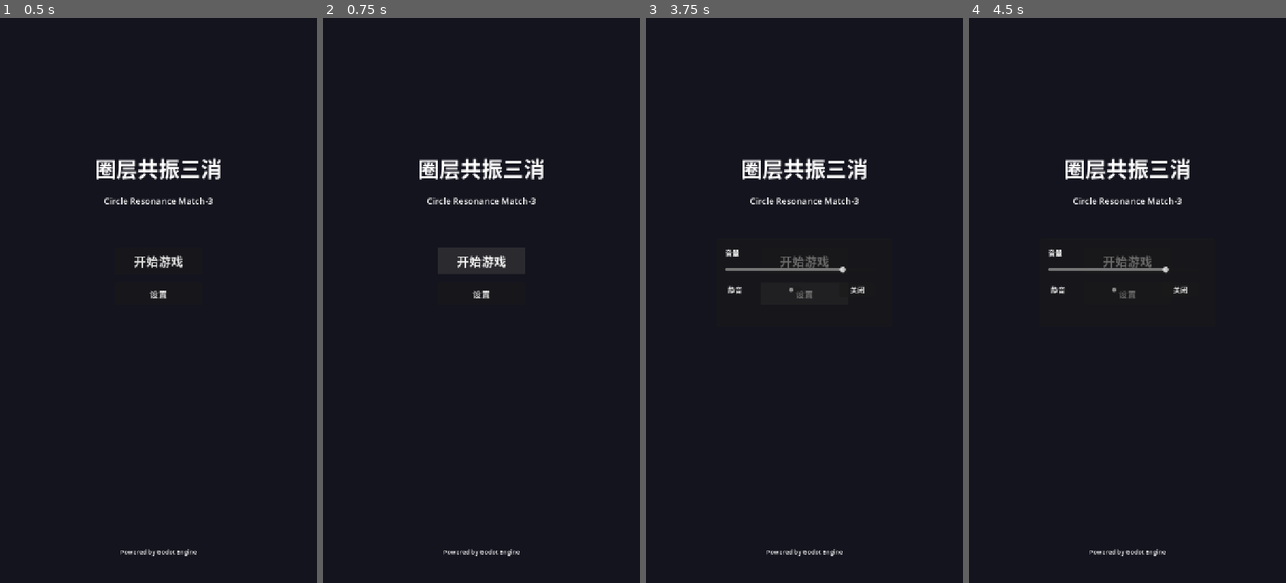
Above: before the commit, frames 1-4 (left to right).
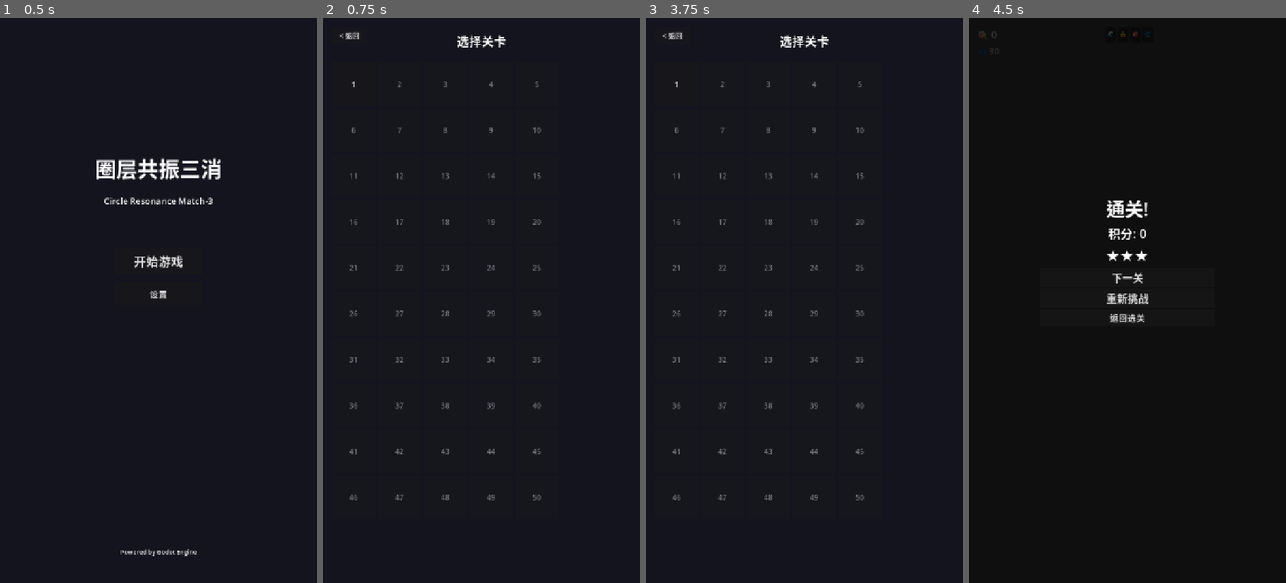
Above: after the commit, the same moments.

Repository: liguoyu1/sanxiao
Game: Godot game, scene res://scenes/main_menu.tscn
Two runs of this game, one before a commit and one after it. Both use one fixed random seed, a clock stepped at 60 frames per second and the inputs below.
Inputs (mouse positions are in pixels of both pictures, inside the frame that each line leads up to):
- Up to frame 1 (0.5 s): no input
- Up to frame 2 (0.75 s): click "开始游戏" at 0.5 s
- Up to frame 3 (3.75 s): click (804, 260) at 1.25 s, where only the run before the commit has a clickable "开始游戏"; click (671, 34) at 2 s, where only the run after the commit has a clickable "< 返回"; click "开始游戏" at 2.75 s; click (804, 294) at 3.5 s, where only the run before the commit has a clickable "设置"
- Up to frame 4 (4.5 s): click (1000, 85) at 4.25 s, where only the run after the commit has a clickable "1"

Frame 1 is identical in both runs. In frame 2, 2.6% of the frame differs, in the area x 5-70%, y 2-96%; in frame 3, 2.8%; in frame 4, 2.9%, in the area x 3-70%, y 2-96%.
Error before the commit: Attempt to call function 'get_volume' in base 'null instance' on a null instance. (res://scripts/main_menu.gd:15)
Error after the commit: Invalid access to property or key 'action_next' on a base object of type 'ColorRect'. (res://scripts/main.gd:27)

Commit message:
fix: 修复场景导航阻塞 — level_select.gd 编译错误 + AudioManager 路径

Diff:
--- a/project.godot
+++ b/project.godot
@@ -19,10 +19,10 @@
 
 [autoload]
 
-SaveManager="res://scripts/save_manager.gd"
-AudioManager="res://scripts/audio_manager.gd"
-GameFlow="res://scripts/game_flow.gd"
 _mcp_game_helper="*res://addons/godot_ai/runtime/game_helper.gd"
+SaveManager="*res://scripts/save_manager.gd"
+AudioManager="*res://scripts/audio_manager.gd"
+GameFlow="*res://scripts/game_flow.gd"
 
 [display]
 
--- a/scripts/audio_manager.gd
+++ b/scripts/audio_manager.gd
@@ -45,13 +45,13 @@
 	cfg.set_value("audio", "muted", _muted)
 	cfg.save(VOL_CFG)
 
-func _ensure_bus(name: String, parent: int) -> int:
+func _ensure_bus(bus_name: String, parent: int) -> int:
 	for i in AudioServer.bus_count:
-		if AudioServer.get_bus_name(i) == name:
+		if AudioServer.get_bus_name(i) == bus_name:
 			return i
 	var idx = AudioServer.bus_count
 	AudioServer.add_bus(idx)
-	AudioServer.set_bus_name(idx, name)
+	AudioServer.set_bus_name(idx, bus_name)
 	AudioServer.set_bus_send(idx, AudioServer.get_bus_name(parent))
 	return idx
 
--- a/scripts/game_flow.gd
+++ b/scripts/game_flow.gd
@@ -1,8 +1,8 @@
 extends Node
 signal before_level_start(level_id: int)
 
-func _am(): return Engine.get_singleton("AudioManager")
-func _sm(): return Engine.get_singleton("SaveManager")
+func _am(): return AudioManager
+func _sm(): return SaveManager
 
 var current_level: int = 1
 var last_result: Dictionary = {}
--- a/scripts/game_loop.gd
+++ b/scripts/game_loop.gd
@@ -4,7 +4,7 @@
 const MR = preload("res://scripts/match_resolver.gd")
 const TF = preload("res://scripts/tile_fall.gd")
 
-func _am(): return Engine.get_singleton("AudioManager")
+func _am(): return AudioManager
 
 signal score_changed(s: int)
 signal swap_performed()
--- a/scripts/level_select.gd
+++ b/scripts/level_select.gd
@@ -3,15 +3,15 @@
 const TOTAL_LEVELS := 50
 const COLS := 5
 
-@onready var grid = $GridContainer
+@onready var grid = $ScrollContainer/GridContainer
 @onready var scroll = $ScrollContainer
 @onready var back_btn = $BackBtn
 
 var _level_btns: Array[Button] = []
 
-func _am(): return Engine.get_singleton("AudioManager")
-func _sm(): return Engine.get_singleton("SaveManager")
-func _gf(): return Engine.get_singleton("GameFlow")
+func _am(): return get_node("/root/AudioManager")
+func _sm(): return get_node("/root/SaveManager")
+func _gf(): return get_node("/root/GameFlow")
 
 func _ready() -> void:
 	back_btn.pressed.connect(func():
@@ -30,8 +30,8 @@
 		btn.custom_minimum_size = Vector2(100, 100)
 		btn.size_flags_horizontal = Control.SIZE_SHRINK_CENTER
 
-	var unlocked = _sm().is_unlocked(i)
-	var stars = _sm().get_stars(i)
+		var unlocked = _sm().is_unlocked(i)
+		var stars = _sm().get_stars(i)
 
 		btn.text = "%d" % i
 		btn.disabled = not unlocked
--- a/scripts/main.gd
+++ b/scripts/main.gd
@@ -4,8 +4,8 @@
 const GL = preload("res://scripts/game_loop.gd")
 const LD = preload("res://scripts/level_data.gd")
 
-func _am(): return Engine.get_singleton("AudioManager")
-func _gf(): return Engine.get_singleton("GameFlow")
+func _am(): return AudioManager
+func _gf(): return GameFlow
 
 @onready var bc = $BoardContainer
 @onready var rdr = $BoardContainer/BoardRenderer
--- a/scripts/main_menu.gd
+++ b/scripts/main_menu.gd
@@ -5,9 +5,9 @@
 @onready var settings_panel = $SettingsPanel
 @onready var volume_slider = $SettingsPanel/VolumeSlider
 
-func _am(): return Engine.get_singleton("AudioManager")
-func _sm(): return Engine.get_singleton("SaveManager")
-func _gf(): return Engine.get_singleton("GameFlow")
+func _am(): return AudioManager
+func _sm(): return SaveManager
+func _gf(): return GameFlow
 
 func _ready() -> void:
 	play_btn.pressed.connect(_on_play)
--- a/scripts/result_screen.gd
+++ b/scripts/result_screen.gd
@@ -4,8 +4,8 @@
 signal action_retry()
 signal action_quit()
 
-func _gf(): return Engine.get_singleton("GameFlow")
-func _sm(): return Engine.get_singleton("SaveManager")
+func _gf(): return GameFlow
+func _sm(): return SaveManager
 
 @onready var title_label = $VBox/TitleLabel
 @onready var score_label = $VBox/ScoreLabel
Not shown, changed: addons/godot_ai/plugin.gd
